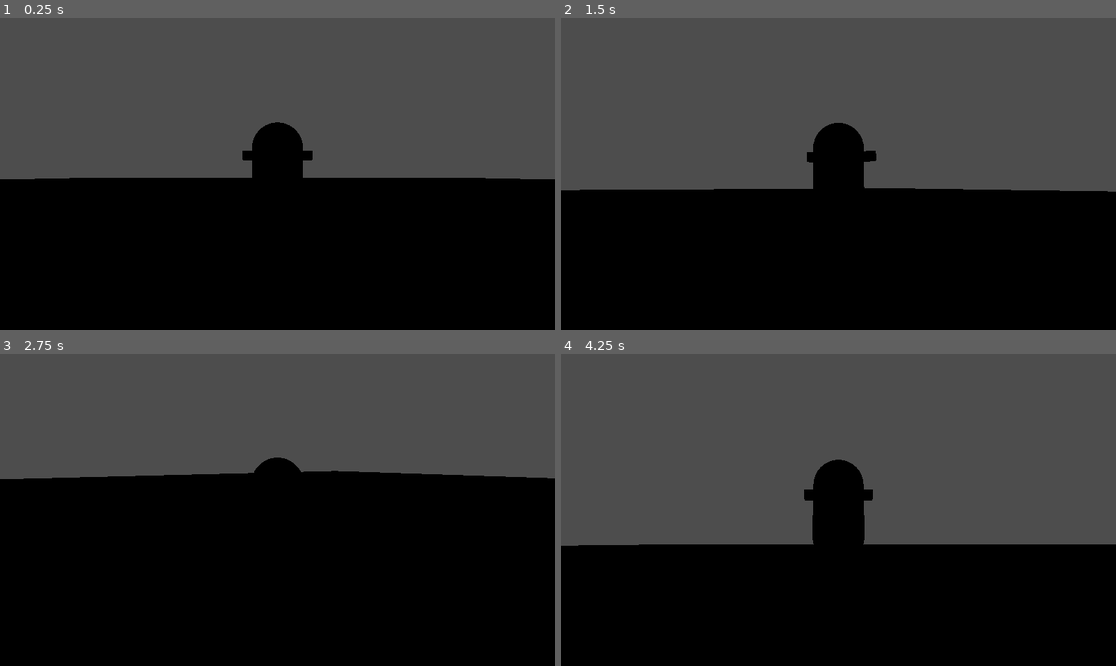
Above: before the commit, frames 1-4 (two rows, left to right).
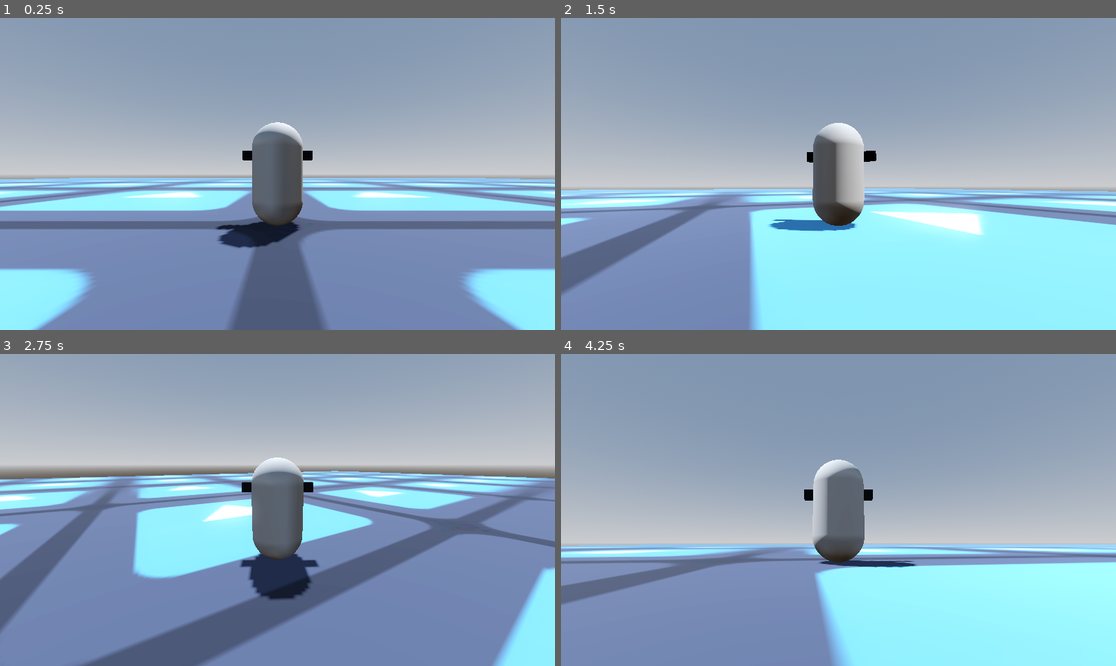
Above: after the commit, the same moments.

Repository: KurtBliss/Platformer3D
Game: Godot game, scene res://maps/map001.tscn
Same seed, same stepped clock (60 frames per second), same inputs: the game is played once before the commit and once after it. The engine's default icon, where the game draws it, is replaced by a stand-in: a white triangle on a blue panel in a dark square.
Inputs (mouse positions are in pixels of both pictures, inside the frame that each line leads up to):
- Up to frame 1 (0.25 s): no input
- Up to frame 2 (1.5 s): tap Enter (ui_accept) at 0.5, 0.77 s; move the mouse to (866, 174) at 0.52 s; hold W (move_up) from 0.53 s (still down); move the mouse to (810, 174) at 1.27 s
- Up to frame 3 (2.75 s): keep holding W (move_up); tap Enter (ui_accept) at 1.52 s; move the mouse to (288, 503) at 2.02 s
- Up to frame 4 (4.25 s): keep holding W (move_up); move the mouse to (832, 516) at 2.77 s; tap Enter (ui_accept) at 3.02, 3.77 s; move the mouse to (877, 513) at 3.52 s

The runs differ from the first frame. In frame 1, 100% of the frame differs, in the area x 0-100%, y 0-100%; in frame 2, 100%; in frame 3, 100%; in frame 4, 100%.

Commit message:
Added sun and env node

Diff:
--- a/maps/map001.tscn
+++ b/maps/map001.tscn
@@ -1,7 +1,20 @@
-[gd_scene load_steps=6 format=3 uid="uid://dtbw0wjlg868w"]
+[gd_scene load_steps=9 format=3 uid="uid://dtbw0wjlg868w"]
 
 [ext_resource type="Texture2D" uid="uid://brf2tw0kre1kf" path="res://icon.svg" id="1_ioig2"]
 [ext_resource type="PackedScene" uid="uid://c70y37ljl0rk0" path="res://entities/player/player_body.tscn" id="2_erf5t"]
+
+[sub_resource type="ProceduralSkyMaterial" id="ProceduralSkyMaterial_ioig2"]
+sky_horizon_color = Color(0.662243, 0.671743, 0.686743, 1)
+ground_horizon_color = Color(0.662243, 0.671743, 0.686743, 1)
+
+[sub_resource type="Sky" id="Sky_erf5t"]
+sky_material = SubResource("ProceduralSkyMaterial_ioig2")
+
+[sub_resource type="Environment" id="Environment_t76w6"]
+background_mode = 2
+sky = SubResource("Sky_erf5t")
+tonemap_mode = 2
+glow_enabled = true
 
 [sub_resource type="StandardMaterial3D" id="StandardMaterial3D_t76w6"]
 albedo_texture = ExtResource("1_ioig2")
@@ -16,6 +29,13 @@
 
 [node name="World" type="Node3D"]
 
+[node name="WorldEnvironment" type="WorldEnvironment" parent="."]
+environment = SubResource("Environment_t76w6")
+
+[node name="DirectionalLight3D" type="DirectionalLight3D" parent="."]
+transform = Transform3D(-0.866023, -0.433016, 0.250001, 0, 0.499998, 0.866027, -0.500003, 0.749999, -0.43301, 0, 0, 0)
+shadow_enabled = true
+
 [node name="Ground" type="MeshInstance3D" parent="."]
 material_override = SubResource("StandardMaterial3D_t76w6")
 mesh = SubResource("BoxMesh_6fy1j")
